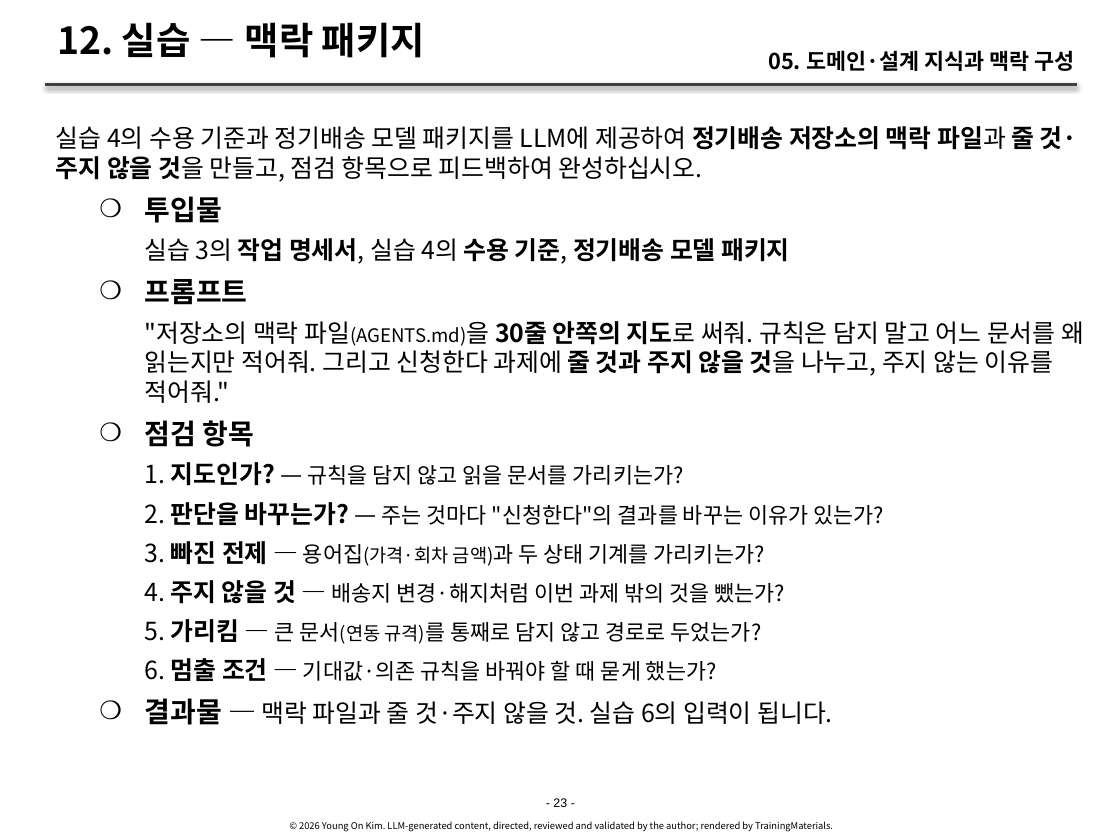
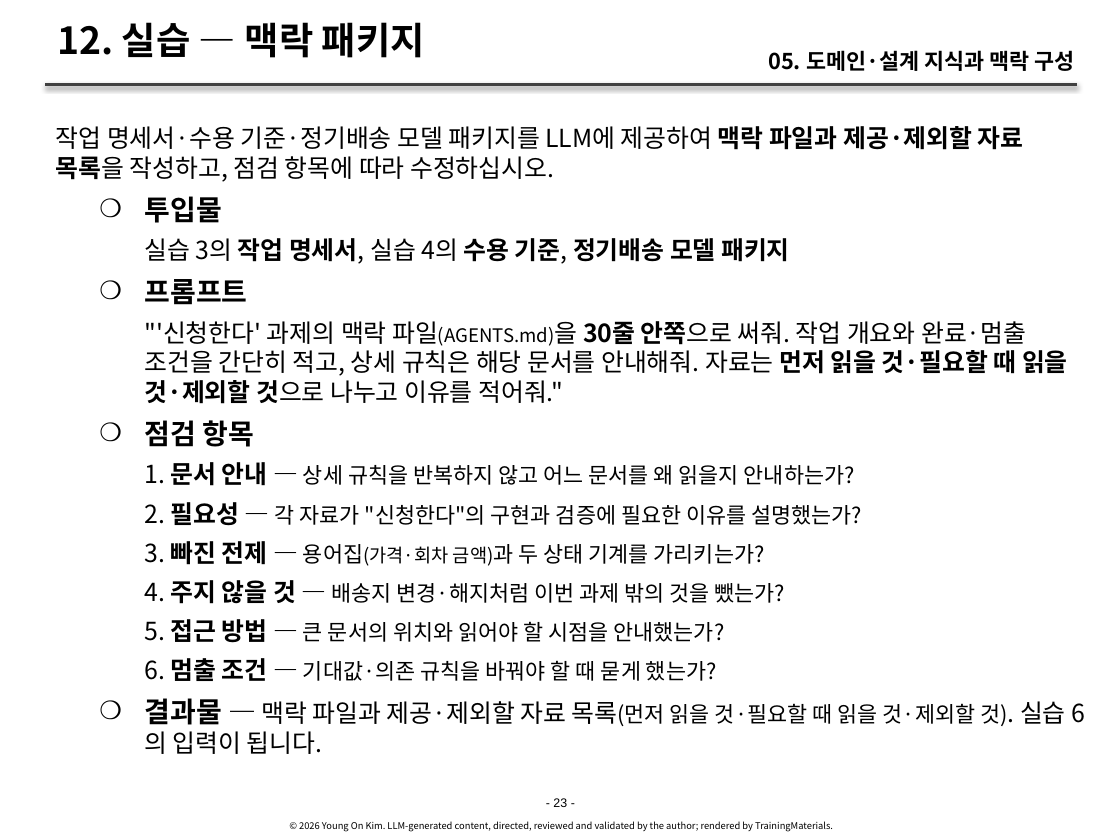
Before and after one commit to YoungSan77/TrainingMaterials, a slide deck: slide 23 of courses/ai-native/sessions/s05.pptx. Drawn at 1120x840 pixels with LibreOffice and Linux fonts; fonts in the diff are those of the drawing. Boxes give left, top, right and bottom in pixels: in the first picture for what was removed or moved away, otherwise in the second. Text is boxed around its words. In the diff, an @@ line names an element or a change of style, - is before the commit and + after.

```diff
--- a/courses/ai-native/sessions/s05.pptx
+++ b/courses/ai-native/sessions/s05.pptx
@@ text at (x1=56, y1=126, x2=1024, y2=182): text changed @@
-실습 4의 수용 기준과 정기배송 모델 패키지를 LLM에 제공하여 정기배송 저장소의 맥락 파일과 줄 것·주지 않을 것을 만들고, 점검 항목으로 피드백하여 완성하십시오.
+작업 명세서·수용 기준·정기배송 모델 패키지를 LLM에 제공하여 맥락 파일과 제공·제외할 자료 목록을 작성하고, 점검 항목에 따라 수정하십시오.
@@ text at (x1=144, y1=321, x2=1068, y2=404): text changed @@
-      "저장소의 맥락 파일(AGENTS.md)을 30줄 안쪽의 지도로 써줘. 규칙은 담지 말고 어느 문서를 왜 읽는지만 적어줘. 그리고 신청한다 과제에 줄 것과 주지 않을 것을 나누고, 주지 않는 이유를 적어줘."
+      "'신청한다' 과제의 맥락 파일(AGENTS.md)을 30줄 안쪽으로 써줘. 작업 개요와 완료·멈출 조건을 간단히 적고, 상세 규칙은 해당 문서를 안내해줘. 자료는 먼저 읽을 것·필요할 때 읽을 것·제외할 것으로 나누고 이유를 적어줘."
@@ text at (x1=144, y1=462, x2=862, y2=526): text changed @@
-      1. 지도인가? — 규칙을 담지 않고 읽을 문서를 가리키는가?
-      2. 판단을 바꾸는가? — 주는 것마다 "신청한다"의 결과를 바꾸는 이유가 있는가?
+      1. 문서 안내 — 상세 규칙을 반복하지 않고 어느 문서를 왜 읽을지 안내하는가?
+      2. 필요성 — 각 자료가 "신청한다"의 구현과 검증에 필요한 이유를 설명했는가?
@@ text at (x1=144, y1=619, x2=724, y2=643): text changed @@
-      5. 가리킴 — 큰 문서(연동 규격)를 통째로 담지 않고 경로로 두었는가?
+      5. 접근 방법 — 큰 문서의 위치와 읽어야 할 시점을 안내했는가?
@@ text at (x1=144, y1=698, x2=1066, y2=754): text changed @@
-    ❍ 결과물 — 맥락 파일과 줄 것·주지 않을 것. 실습 6의 입력이 됩니다.
+    ❍ 결과물 — 맥락 파일과 제공·제외할 자료 목록(먼저 읽을 것·필요할 때 읽을 것·제외할 것). 실습 6의 입력이 됩니다.
```
Also in this commit, not shown: 25 other slides changed, 33 other files.
